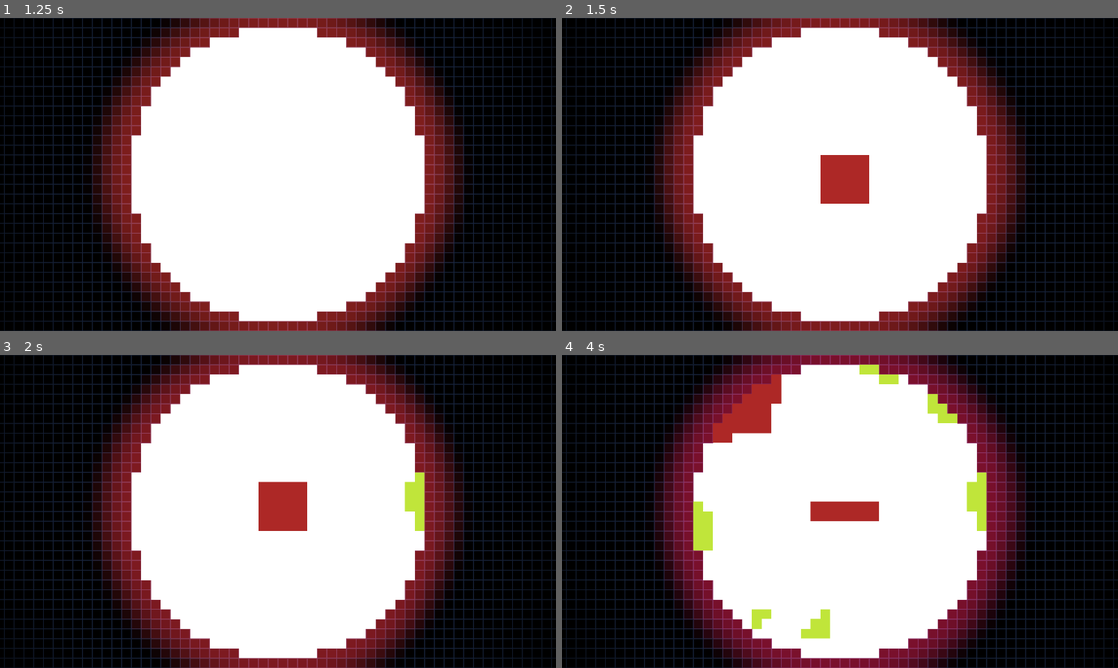
Above: before the commit, frames 1-4 (two rows, left to right).
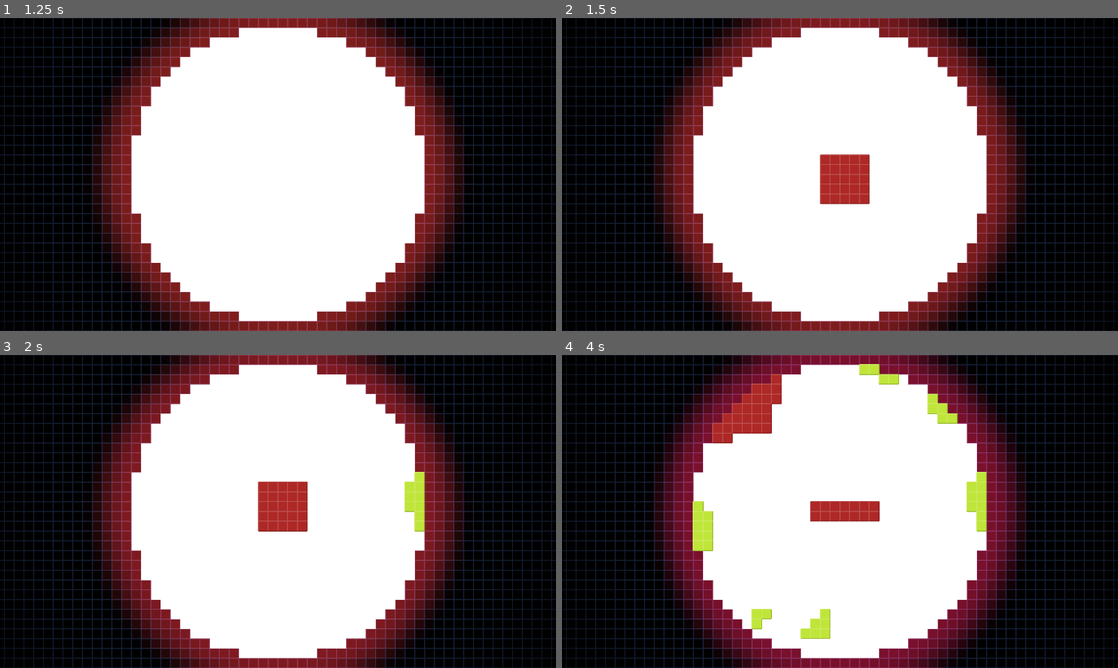
Above: after the commit, the same moments.

Repository: Masupell/sand_tetris_round
Game: Godot game, scene res://scenes/main_menu.tscn
Same seed, same stepped clock (60 frames per second), same inputs: the game is played once before the commit and once after it.
Inputs (mouse positions are in pixels of both pictures, inside the frame that each line leads up to):
- Up to frame 1 (1.25 s): click "Play" at 0.5 s
- Up to frame 2 (1.5 s): tap Enter (ui_accept) at 1.25 s; move the mouse to (962, 158) at 1.27 s; hold Right (clockwise) from 1.28 s (still down); click (962, 158) at 1.42 s
- Up to frame 3 (2 s): keep holding Right (clockwise); tap Enter (ui_accept) at 1.52 s
- Up to frame 4 (4 s): move the mouse to (728, 527) at 2.02 s; release Right (clockwise) at 2.03 s; tap Left (counter_clockwise) at 2.1 s; click (728, 527) at 2.17 s; tap Enter (ui_accept) at 2.27, 2.75, 3.77 s; move the mouse to (895, 442) at 2.77 s; hold Space (space) 2.78-3.53 s; click (895, 442) at 2.92 s; move the mouse to (812, 574) at 3.52 s; tap Right (clockwise) at 3.6 s; click (812, 574) at 3.67 s

Frame 1 is identical in both runs. In frame 2, 0.3% of the frame differs, in the area x 46-56%, y 43-60%; in frame 3, 0.4%; in frame 4, 1.0%, in the area x 23-77%, y 2-91%.

Commit message:
Coloring

Diff:
--- a/Code/grid.gd
+++ b/Code/grid.gd
@@ -57,7 +57,7 @@
 	#Color(0.839, 0.851, 0.145, 1.0)
 ]
 
-enum CellType { EMPTY, SAND, TETRIS, WATER, WALL, BARRIER}
+enum CellType { EMPTY, SAND, TETRIS, BARRIER}
 
 class Cell:
 	var type: int = CellType.EMPTY
@@ -133,24 +133,23 @@
 		for x in width:
 			var idx = y * width + x
 			var box = grid[idx]
-			#if box == 0:
-				#continue
-			#@warning_ignore("integer_division")
-			#var gap_x = (1280-width*size)/2
-			#@warning_ignore("integer_division")
-			#var gap_y = (720-height*size)/2
-			#var outer_rect = Rect2(gap_x+x*size, gap_y+y*size, size, size)
-			#var inner_rect = Rect2(gap_x+x*size+1, gap_y+y*size+1, size-2, size-2)
-			#draw_rect(outer_rect, Color(1.0, 1.0, 1.0, 0.5))
-			#draw_rect(inner_rect, Color(1.0, 0.0, 0.0, 0.5))
-			match box.type:
-				CellType.SAND, CellType.TETRIS: # Only Sand for now, but still match, so I just have to add water, etc later
-					@warning_ignore("integer_division")
-					var gap_x = (1280-width*size)/2
-					@warning_ignore("integer_division")
-					var gap_y = (720-height*size)/2
-					var rect = Rect2(gap_x+x*size, gap_y+y*size, size, size)
-					draw_rect(rect, box.color)#Color(0.753, 0.898, 0.227, 1.0))
+			if box.type == CellType.SAND or box.type == CellType.TETRIS:
+				@warning_ignore("integer_division")
+				var gap_x = (1280-width*size)/2
+				@warning_ignore("integer_division")
+				var gap_y = (720-height*size)/2
+
+				var rect = Rect2(gap_x+x*size, gap_y+y*size, size, size)
+
+				draw_rect(rect, box.color)
+
+				var highlight = box.color.lightened(0.2)
+				draw_line(rect.position, rect.position + Vector2(size, 0), highlight, 2)
+				draw_line(rect.position, rect.position + Vector2(0, size), highlight, 2)
+
+				var shadow = box.color.darkened(0.2)
+				draw_line(rect.position + Vector2(0, size), rect.position + Vector2(size, size), shadow, 2)
+				draw_line(rect.position + Vector2(size, 0), rect.position + Vector2(size, size), shadow, 2)
 
 
 func _input(event: InputEvent) -> void:
